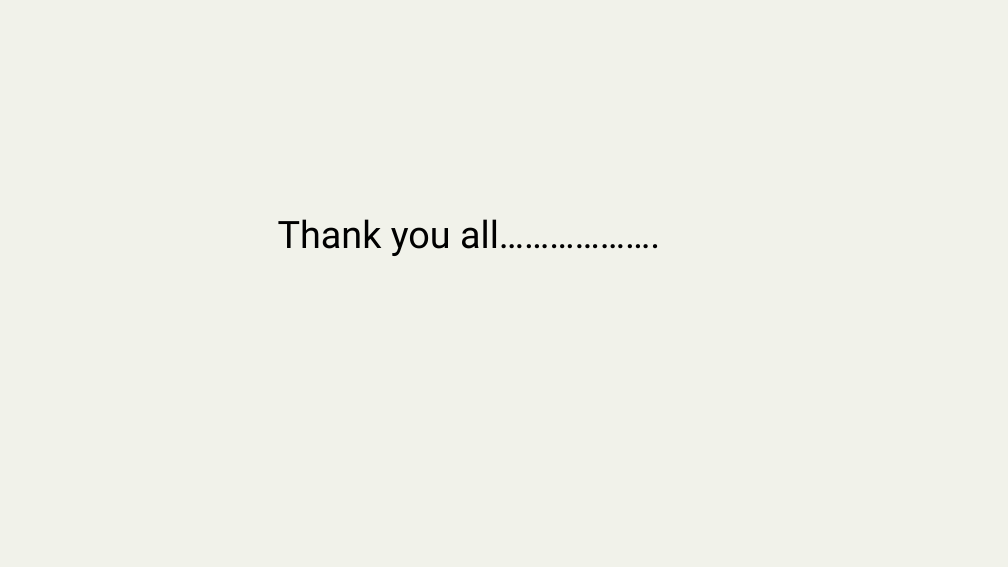
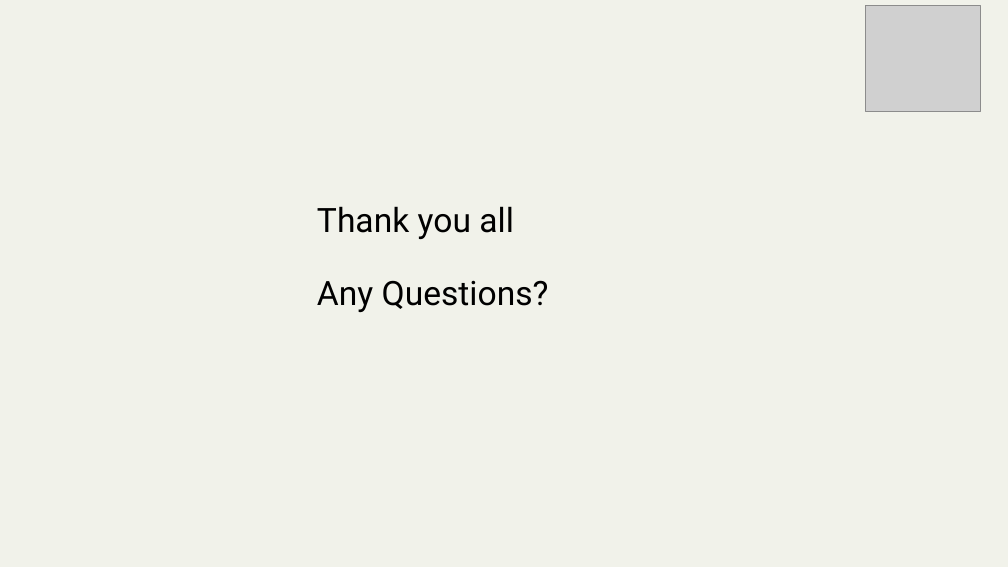
Before and after one commit to mickknutson/SITE_BOOTCAMP_QA, a slide deck: slide 14 of StudentWork/Abdullaht/SITE Report.pptx. Drawn at 1008x567 pixels with LibreOffice and Linux fonts; fonts in the diff are those of the drawing; grey boxes stand for pictures; background and template pictures are left out. Boxes give left, top, right and bottom in pixels: in the first picture for what was removed or moved away, otherwise in the second. Text is boxed around its words. In the diff, an @@ line names an element or a change of style, - is before the commit and + after.

```diff
--- a/StudentWork/Abdullaht/SITE Report.pptx
+++ b/StudentWork/Abdullaht/SITE Report.pptx
@@ picture added at (x1=866, y1=5, x2=980, y2=111) @@
@@ title at (x1=317, y1=206, x2=549, y2=312): text changed; size 36 to 32 pt @@
-Thank you all……………….
+Thank you all
+Any Questions?
```
Also in this commit, not shown: 12 other slides changed, 1 other file.
